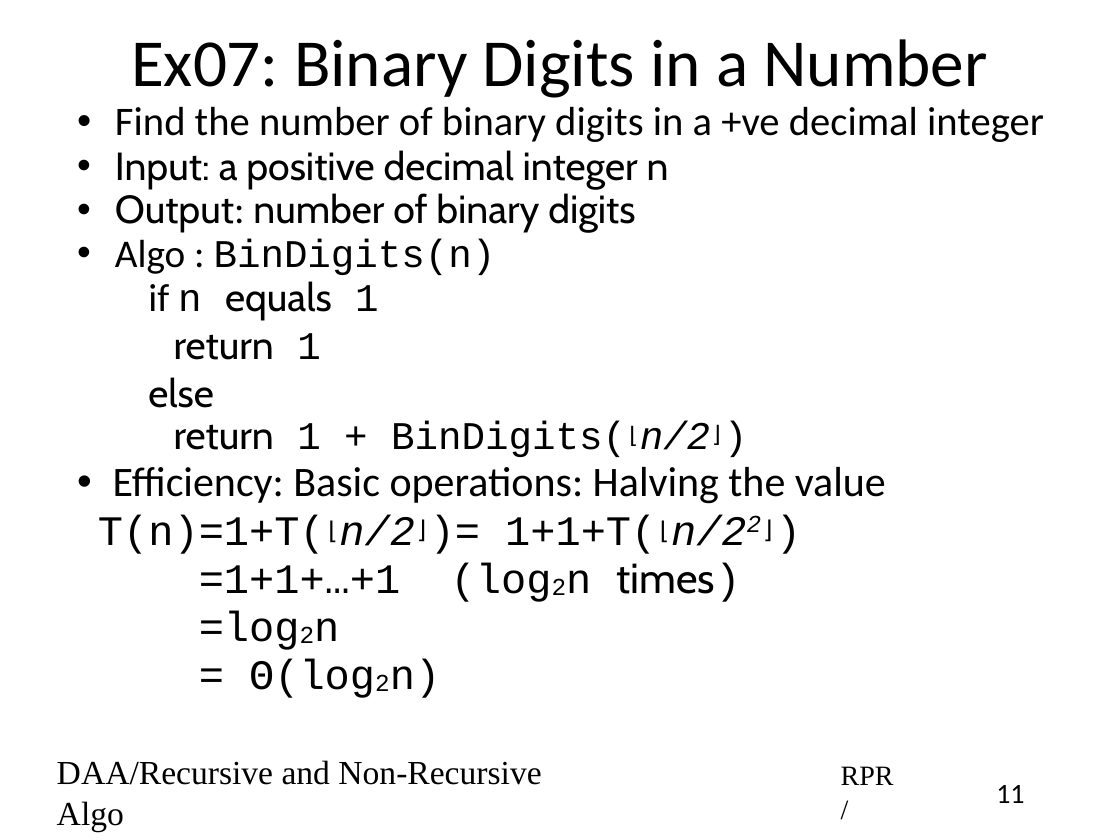
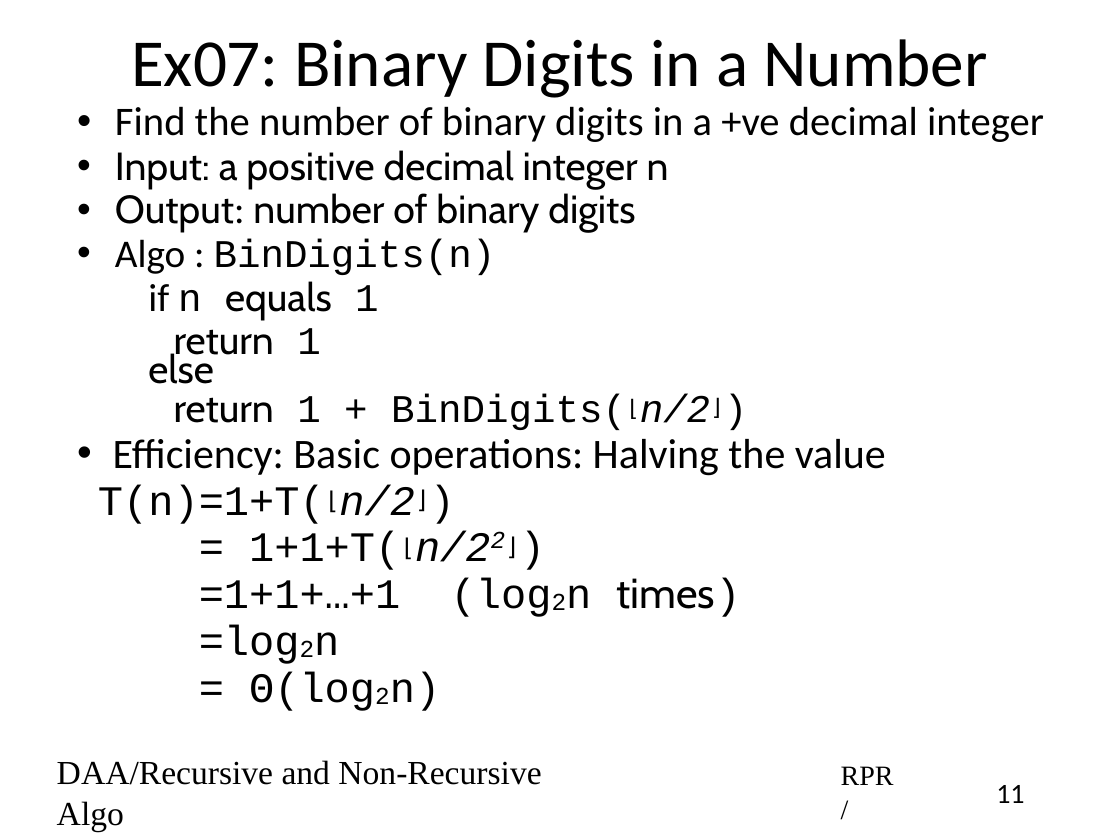
Before and after one commit to rprustagi/2019-17CS43-DAA, a slide deck: slide 11 of Slides-RPR/2019-H1-DAA-L07-Recursive-NonRecursive-Efficiency.pptx. Drawn at 1120x840 pixels with LibreOffice and Linux fonts; fonts in the diff are those of the drawing. Boxes give left, top, right and bottom in pixels: in the first picture for what was removed or moved away, otherwise in the second. Text is boxed around its words. In the diff, an @@ line names an element or a change of style, - is before the commit and + after.

Commit message:
Typo errors in slides fixed

```diff
--- a/Slides-RPR/2019-H1-DAA-L07-Recursive-NonRecursive-Efficiency.pptx
+++ b/Slides-RPR/2019-H1-DAA-L07-Recursive-NonRecursive-Efficiency.pptx
@@ text at box(113, 328, 886, 711): less space between paragraphs; line spacing 0.9 to 0.5 @@
@@ text at box(98, 484, 491, 570): text changed @@
-  T(n)=1+T(⌊n/2⌋)= 1+1+T(⌊n/22⌋)
+  T(n)=1+T(⌊n/2⌋)
+          = 1+1+T(⌊n/22⌋)
```
Also in this commit, not shown: 9 other slides changed, 11 other files.
